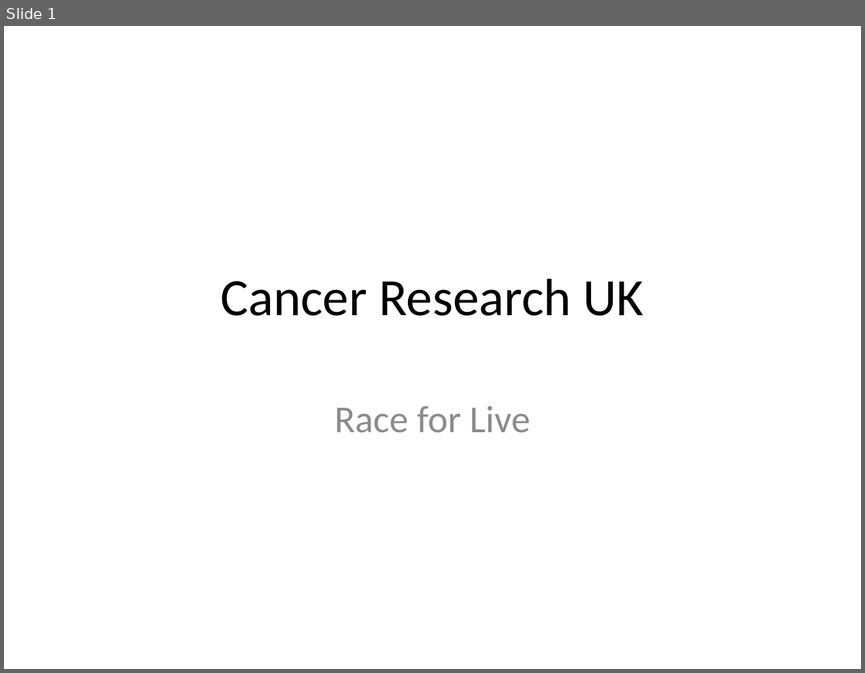
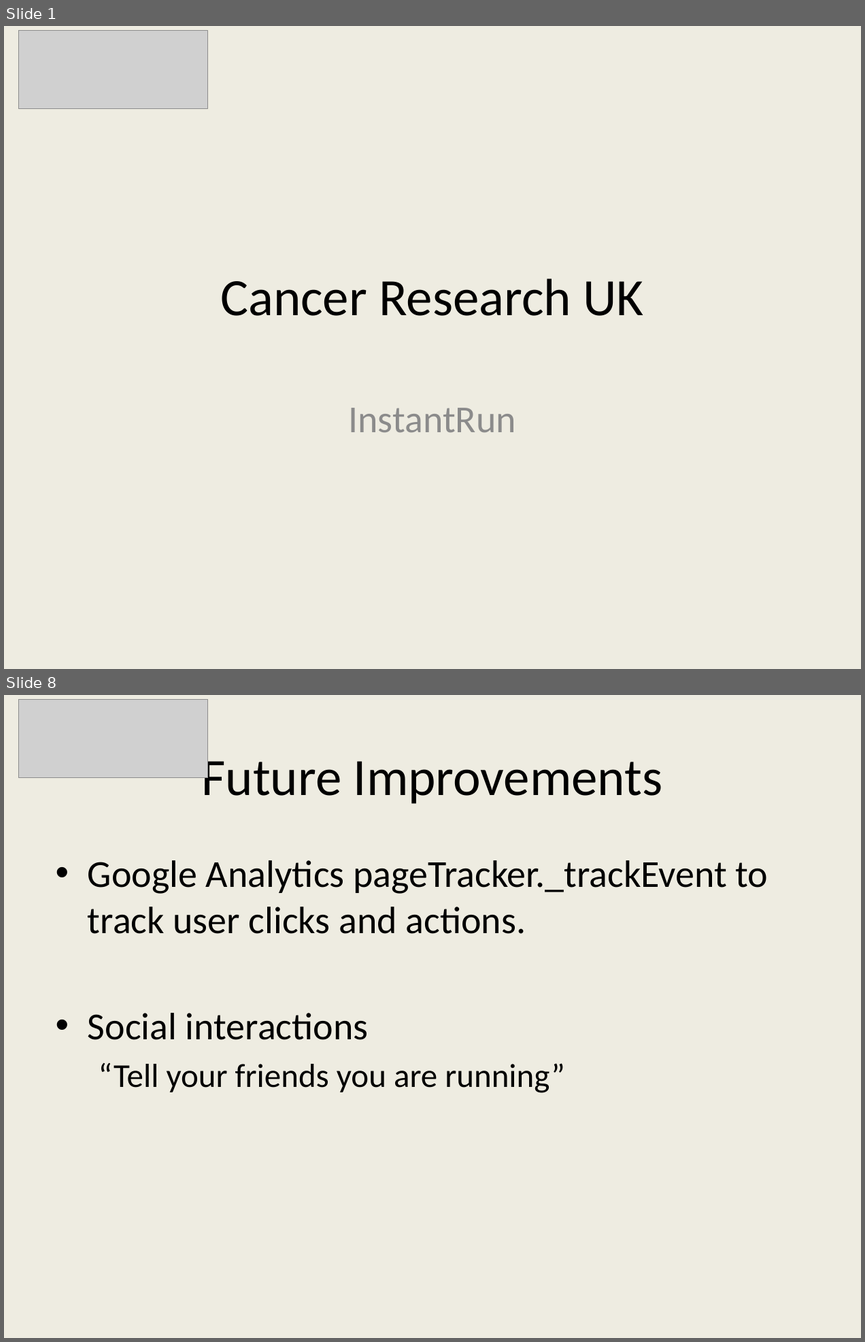
Before and after one commit to shaalin/awsHackathon2014, a slide deck: docs/Architecture.pptx. Shown one above the other, each under a label of ours: slide 1 before the commit, slides 1 and 8 after it; the slides between them are not shown. The pictures are 865x673 and 865x1342 pixels, drawn with LibreOffice and Linux fonts; fonts in the diff are those of the drawing; grey boxes stand for pictures. Boxes give left, top, right and bottom in pixels: in the first picture for what was removed or moved away, otherwise in the second. Text is boxed around its words. In the diff, an @@ line names an element or a change of style, - is before the commit and + after.

```diff
--- a/docs/Architecture.pptx
+++ b/docs/Architecture.pptx
@@ slide 8 added at <box>4,695,861,1338</box>, background #EEECE1 @@
@@ picture added at <box>18,699,208,778</box> @@
@@ title added at <box>201,751,663,804</box>, 44 pt, text #000000 @@
+Future Improvements
@@ text added at <box>88,860,768,1093</box>, 32 pt, text #000000 @@
+• Google Analytics pageTracker._trackEvent to track user clicks and actions.
+• Social interactions
+  “Tell your friends you are running”
@@ slide 1 changed as well @@
@@ background #FFFFFF to #EEECE1 @@
@@ picture added at <box>18,30,208,109</box> @@
@@ subtitle at <box>349,407,516,432</box>: text changed @@
-Race for Live
+InstantRun
```
Also in this commit, not shown: 1 other slide changed, 15 other slides added, 1 slide removed.
